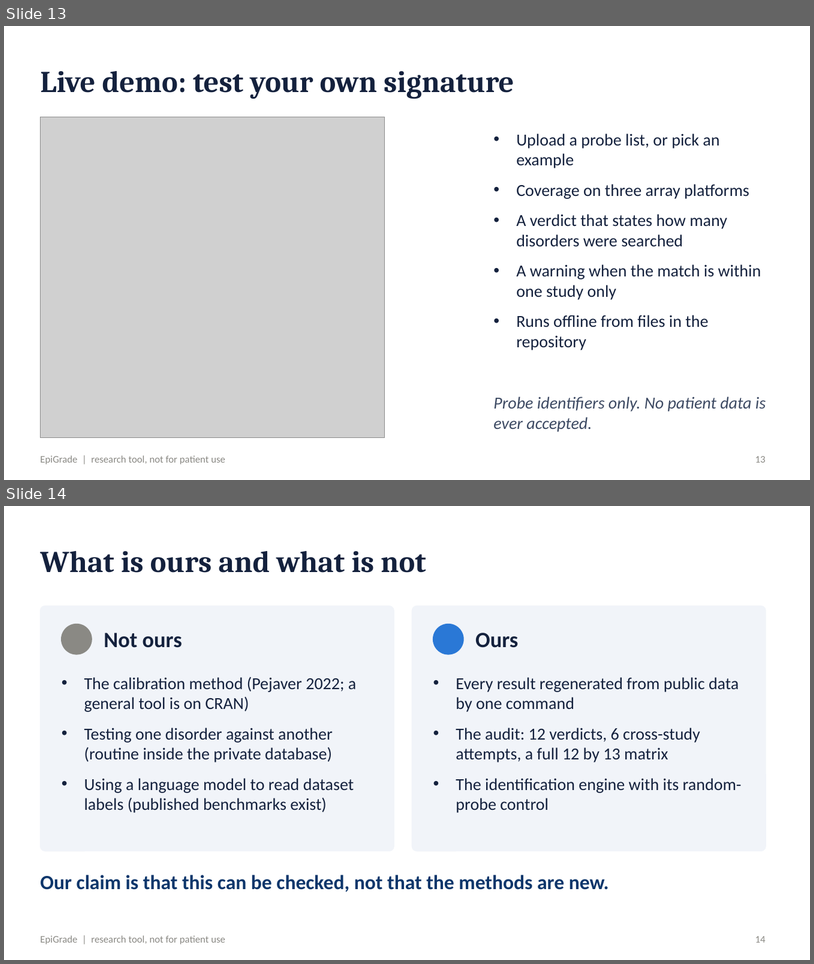
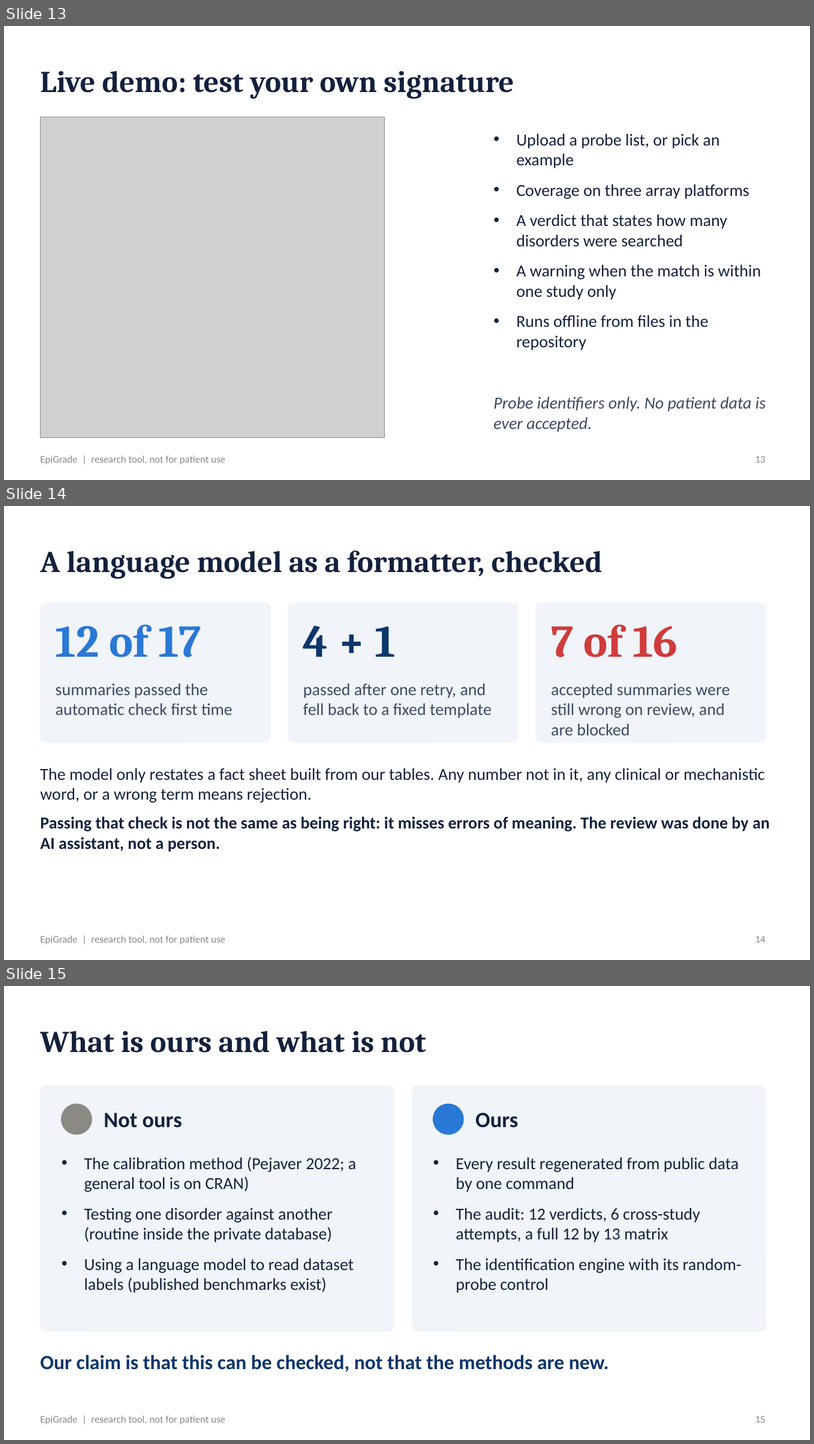
Before and after one commit to cleverlyblue0009/EpiGrade, a slide deck: presentation/EpiGrade_slides.pptx. Shown one above the other, each under a label of ours: slides 13 and 14 before the commit, slides 13, 14 and 15 after it. The pictures are 814x964 and 814x1444 pixels, drawn with LibreOffice and Linux fonts; fonts in the diff are those of the drawing; grey boxes stand for pictures. Boxes give left, top, right and bottom in pixels: in the first picture for what was removed or moved away, otherwise in the second. Text is boxed around its words. In the diff, an @@ line names an element or a change of style, - is before the commit and + after.

```diff
--- a/presentation/EpiGrade_slides.pptx
+++ b/presentation/EpiGrade_slides.pptx
@@ slide 14 added at (4, 506, 810, 960), background #FFFFFF; not listed: 1 template element that a slide beside it also shows @@
@@ title added at (40, 550, 603, 579), 36 pt, text #14213D, bold @@
+A language model as a formatter, checked
@@ rounded rectangle added at (40, 603, 270, 742), fill #F1F4F9, outline #F1F4F9 1 pt @@
@@ rounded rectangle added at (288, 603, 518, 742), fill #F1F4F9, outline #F1F4F9 1 pt @@
@@ rounded rectangle added at (536, 603, 766, 742), fill #F1F4F9, outline #F1F4F9 1 pt @@
@@ text added at (56, 624, 201, 657), 54 pt, text #2A78D6, bold @@
+12 of 17
@@ text added at (303, 625, 396, 657), 54 pt, text #0D366B, bold @@
+4 + 1
@@ text added at (551, 624, 678, 657), 54 pt, text #D03B3B, bold @@
+7 of 16
@@ text added at (56, 683, 233, 715), 20 pt, text #3D4A63 @@
+summaries passed the automatic check first time
@@ text added at (303, 683, 492, 718), 20 pt, text #3D4A63 @@
+passed after one retry, and fell back to a fixed template
@@ text added at (551, 683, 730, 735), 20 pt, text #3D4A63 @@
+accepted summaries were still wrong on review, and are blocked
@@ text added at (40, 768, 770, 852), 20 pt, text #14213D @@
+The model only restates a fact sheet built from our tables. Any number not in it, any clinical or mechanistic word, or a wrong term means rejection.
+Passing that check is not the same as being right: it misses errors of meaning. The review was done by an AI assistant, not a person.
@@ page number added at (756, 936, 766, 942), 12 pt, text #8A8984 @@
+14
@@ what was slide 14 is now slide 15 @@
@@ page number at (756, 1416, 766, 1422): text changed @@
-14
+15
```
Also in this commit, not shown: 42 other files.
